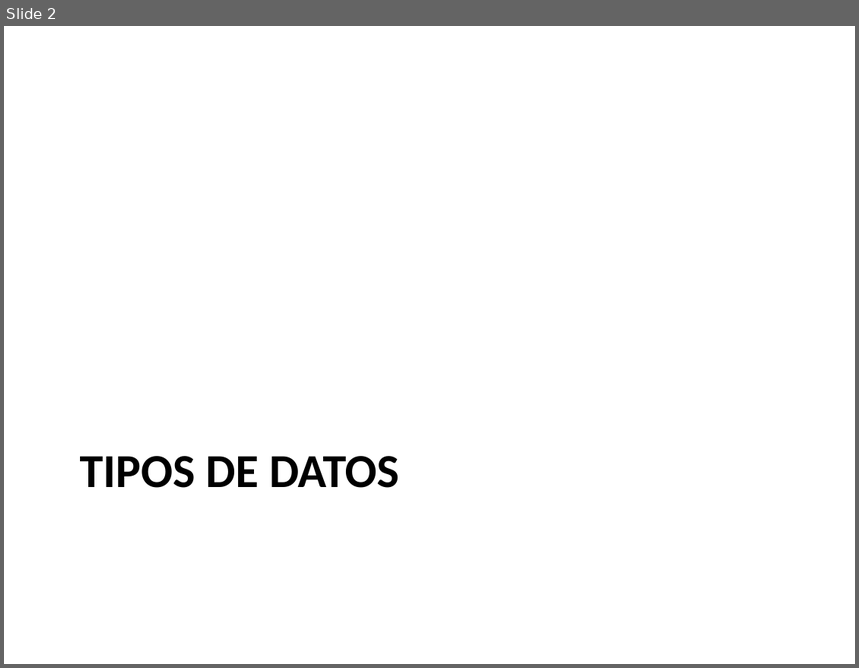
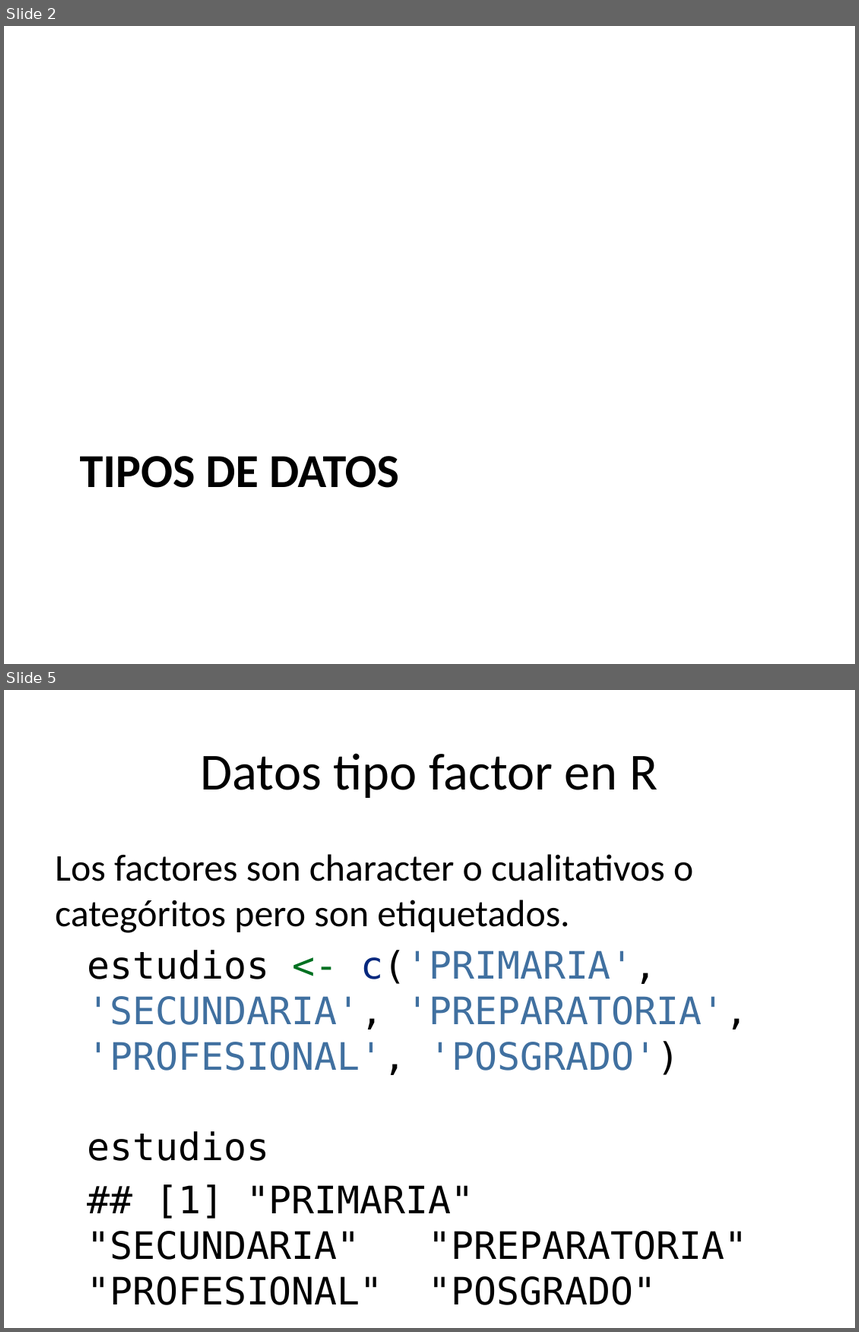
Before and after one commit to rpizarrog/CIIT.-Diplomado-en-Ciencia-de-los-Datos-e-IoT, a slide deck: Módulo II/estadistica descriptiva y probabilidad/tipos-de-datos.pptx. Shown one above the other, each under a label of ours: slide 2 before the commit, slides 2 and 5 after it; the slides between them are not shown. The pictures are 859x668 and 859x1332 pixels, drawn with LibreOffice and Linux fonts; fonts in the diff are those of the drawing. Boxes give left, top, right and bottom in pixels: in the first picture for what was removed or moved away, otherwise in the second. Text is boxed around its words. In the diff, an @@ line names an element or a change of style, - is before the commit and + after.

```diff
--- a/Módulo II/estadistica descriptiva y probabilidad/tipos-de-datos.pptx
+++ b/Módulo II/estadistica descriptiva y probabilidad/tipos-de-datos.pptx
@@ slide 5 added at bbox=[4, 690, 855, 1328], background #FFFFFF @@
@@ title added at bbox=[201, 753, 658, 798], 44 pt, text #000000 @@
+Datos tipo factor en R
@@ text added at bbox=[55, 854, 748, 1260], 32 pt, text #000000 @@
+Los factores son character o cualitativos o categóritos pero son etiquetados.
+estudios <- c('PRIMARIA', 'SECUNDARIA', 'PREPARATORIA', 'PROFESIONAL', 'POSGRADO')
+estudios
+## [1] "PRIMARIA" "SECUNDARIA" "PREPARATORIA" "PROFESIONAL" "POSGRADO"
```
Also in this commit, not shown: 2 slides changed, 5 other slides added.
